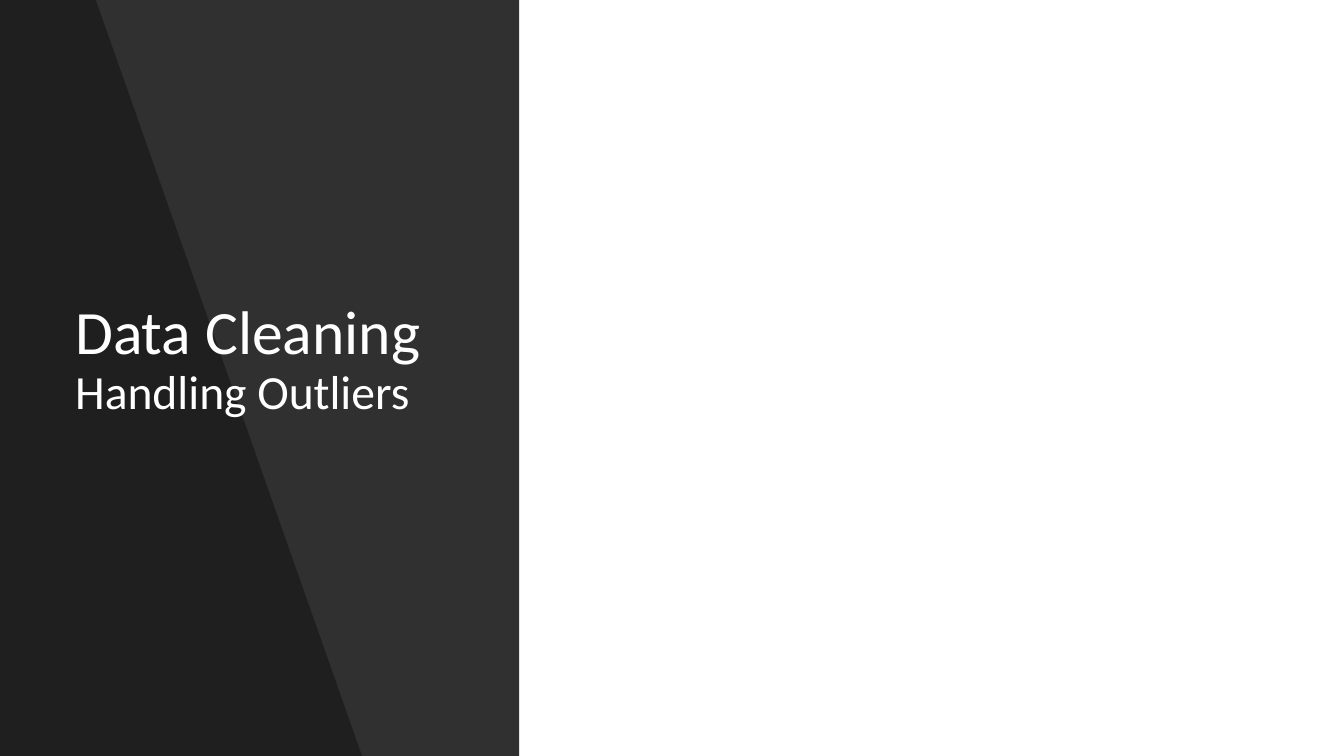
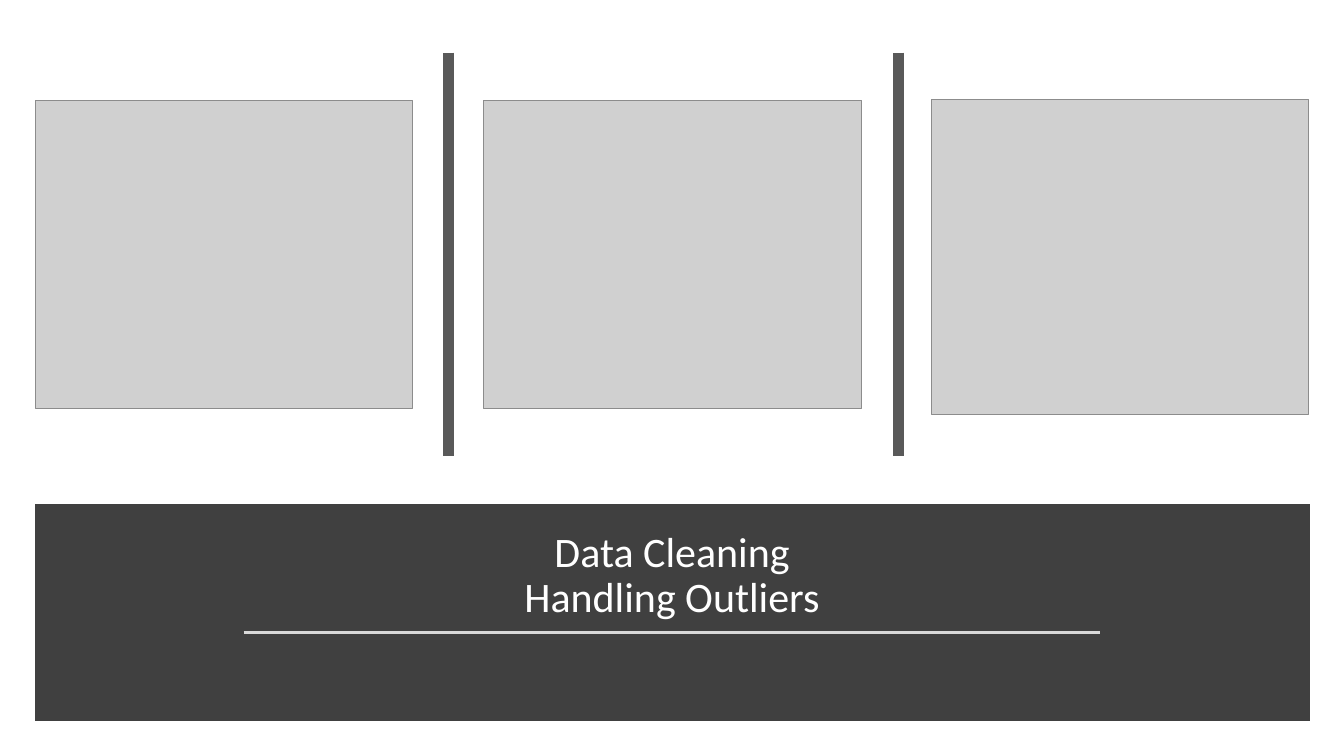
Before and after one commit to Moaaz-Mahmoud/Third-Year-Electrical-Testing-3A, a slide deck: slide 14 of projects-for-the-practical-exam/house-pricing/presentation.pptx (slide 9 before the commit). Drawn at 1344x756 pixels with LibreOffice and Linux fonts; fonts in the diff are those of the drawing; grey boxes stand for pictures. Boxes give left, top, right and bottom in pixels: in the first picture for what was removed or moved away, otherwise in the second. Text is boxed around its words. In the diff, an @@ line names an element or a change of style, - is before the commit and + after.

```diff
--- a/projects-for-the-practical-exam/house-pricing/presentation.pptx
+++ b/projects-for-the-practical-exam/house-pricing/presentation.pptx
@@ rectangle removed at box(0, 0, 519, 756) @@
@@ freeform shape removed at box(0, 0, 362, 756) @@
@@ line added from (449, 52) to (449, 456), #595959 8 pt @@
@@ line added from (899, 52) to (899, 456), #595959 8 pt @@
@@ picture added at box(35, 101, 413, 408) @@
@@ picture added at box(484, 100, 862, 408) @@
@@ picture added at box(932, 99, 1309, 414) @@
@@ rectangle added at box(41, 511, 1303, 715), fill #404040, outline #404040 10 pt @@
@@ title "Data Cleaning Handling Outliers": place and size @@
-title "Data Cleaning Handling Outliers" at box(75, 311, 420, 417)
+title "Data Cleaning Handling Outliers" at box(524, 538, 819, 619)
@@ title "Data Cleaning Handling Outliers" at box(524, 538, 819, 619): size 44 to 30 pt in "Data Cleaning"; size 34 to 30 pt in "Handling Outliers"; alignment left to centre; vertical alignment middle to bottom @@
@@ line added from (244, 633) to (1101, 633), #D9D9D9 1.75 pt @@
```
Also in this commit, not shown: 5 other slides changed, 10 slides added, 2 slides removed, 32 other files.
